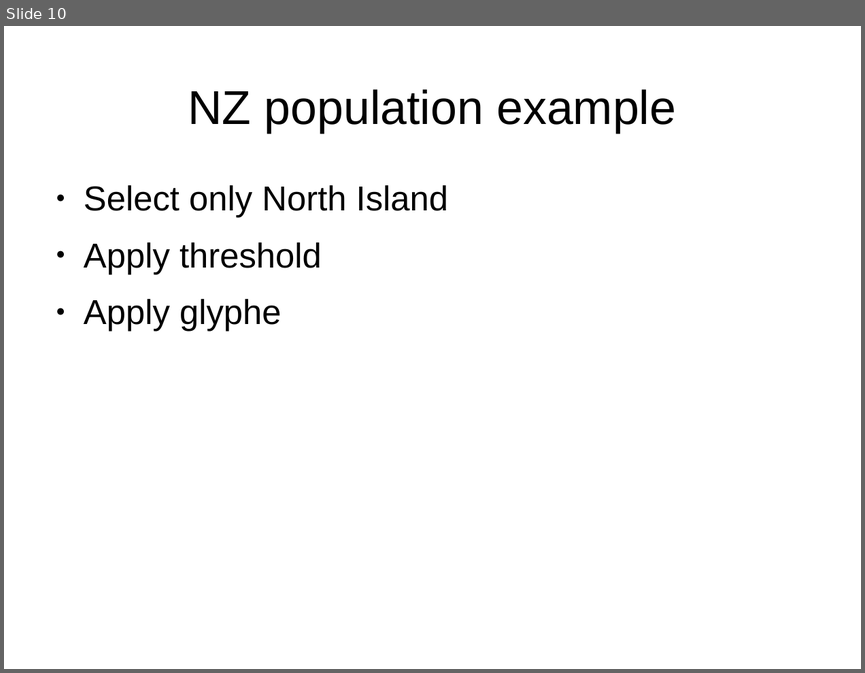
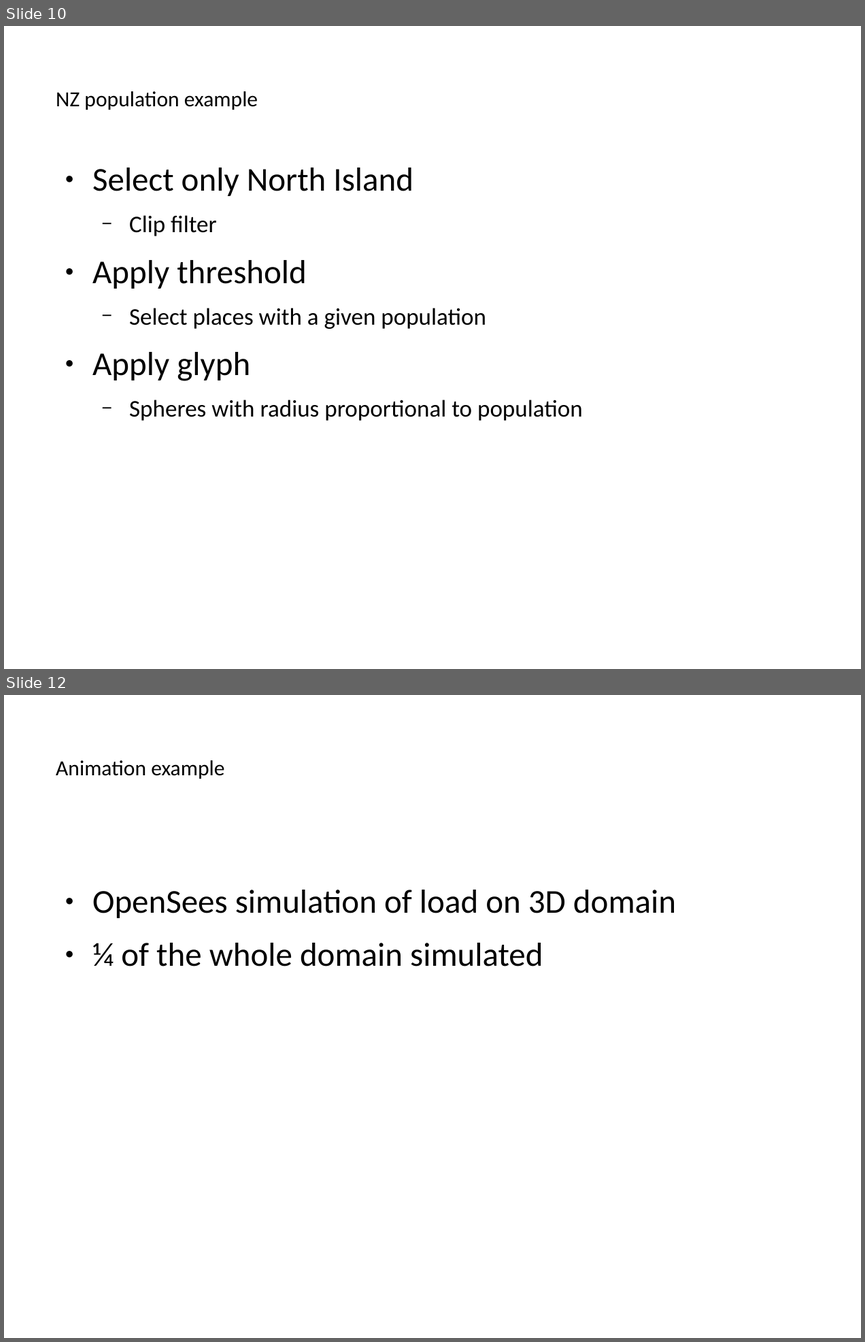
Before and after one commit to ucgmsim/workshops, a slide deck: presentation/slides.odp. Shown one above the other, each under a label of ours: slide 10 before the commit, slides 10 and 12 after it; the slides between them are not shown. The pictures are 865x673 and 865x1342 pixels, drawn with LibreOffice and Linux fonts; fonts in the diff are those of the drawing. Boxes give left, top, right and bottom in pixels: in the first picture for what was removed or moved away, otherwise in the second. Text is boxed around its words. In the diff, an @@ line names an element or a change of style, - is before the commit and + after.

```diff
--- a/presentation/slides.odp
+++ b/presentation/slides.odp
@@ slide 12 added at (4,695,861,1338), background #FFFFFF @@
@@ title added at (56,760,224,779), 19.9 pt, text #000000 @@
+Animation example
@@ text added at (92,889,676,966), 30.9 pt, text #000000 @@
+● OpenSees simulation of load on 3D domain
+● ¼ of the whole domain simulated
@@ slide 10 changed as well @@
@@ title "NZ population example": place and size @@
-title "NZ population example" at (188,89,676,133)
+title "NZ population example" at (56,91,258,110)
@@ title "NZ population example" at (56,91,258,110): size 44 to 19.9 pt, font Arial to Calibri; alignment centre to left @@
@@ text "Select only North Island": place and size @@
-text "Select only North Island" at (84,185,449,331)
+text "Select only North Island" at (92,167,583,420)
@@ text at (92,167,413,196): size 32 to 30.9 pt, font Arial to Calibri in "Select only North Island", "Apply threshold"; line spacing 1 to 0.9; more space between paragraphs @@
@@ text at (129,215,217,236): paragraph added @@
+  − Clip filter
@@ text at (92,308,583,420): text changed; size 32 to 22.1 pt; font Arial to Calibri @@
-● Apply glyphe
+  − Select places with a given population
+● Apply glyph
+  − Spheres with radius proportional to population
```
Also in this commit, not shown: 10 other slides changed, 3 other slides added.
